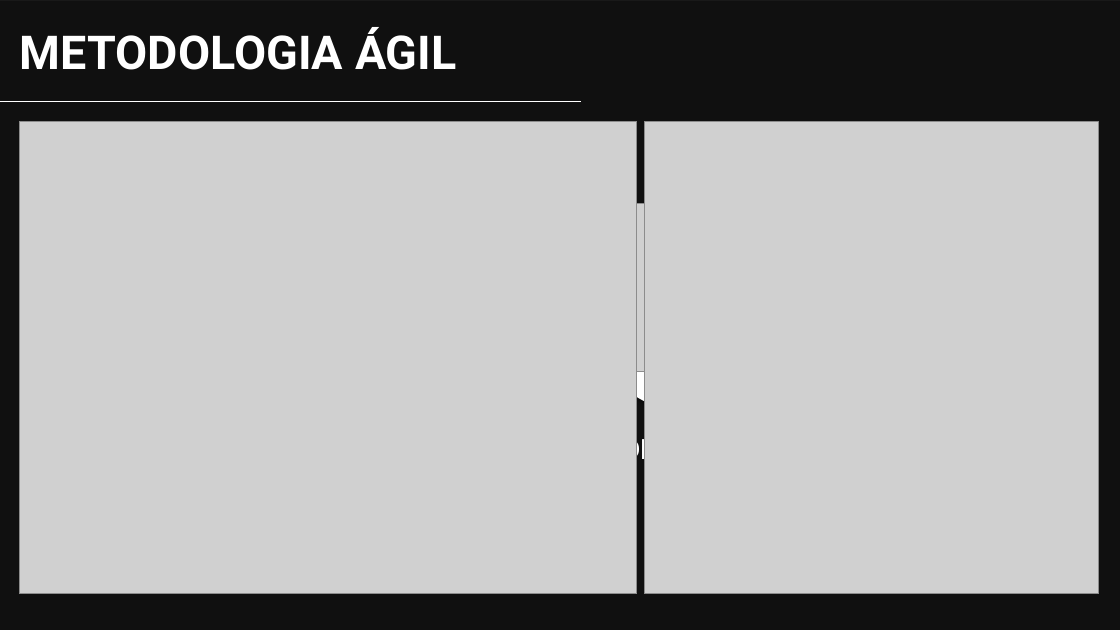
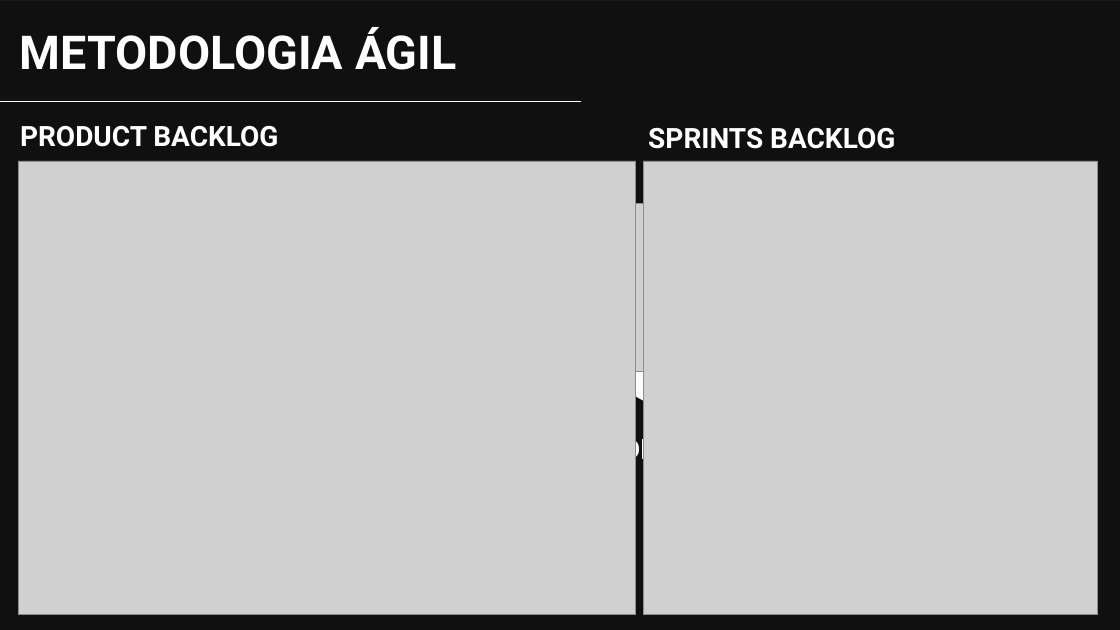
Before and after one commit to YudiG12/grupo-bandtec, a slide deck: slide 4 of Apresentação/inSensor.pptx. Drawn at 1120x630 pixels with LibreOffice and Linux fonts; fonts in the diff are those of the drawing; grey boxes stand for pictures; background and template pictures are left out; a plain dark background stands for a picture behind light text. Boxes give left, top, right and bottom in pixels: in the first picture for what was removed or moved away, otherwise in the second. Text is boxed around its words. In the diff, an @@ line names an element or a change of style, - is before the commit and + after.

```diff
--- a/Apresentação/inSensor.pptx
+++ b/Apresentação/inSensor.pptx
@@ text added at (20,126,278,147), 24 pt, text #FFFFFF, bold @@
+PRODUCT BACKLOG
@@ text added at (648,128,895,149), 24 pt, text #FFFFFF, bold @@
+SPRINTS BACKLOG
@@ picture: place and size @@
-picture at (19,122,637,594)
+picture at (18,161,636,615)
@@ picture: place and size @@
-picture at (644,122,1099,594)
+picture at (644,161,1098,615)
```
Also in this commit, not shown: 1 slide added, 1 other file.
